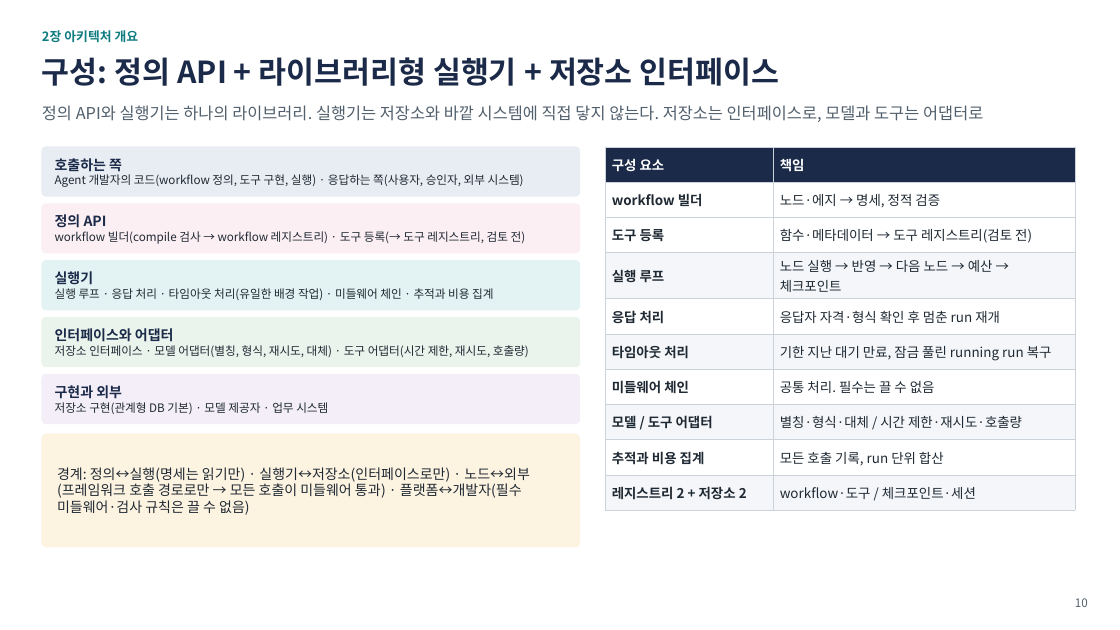
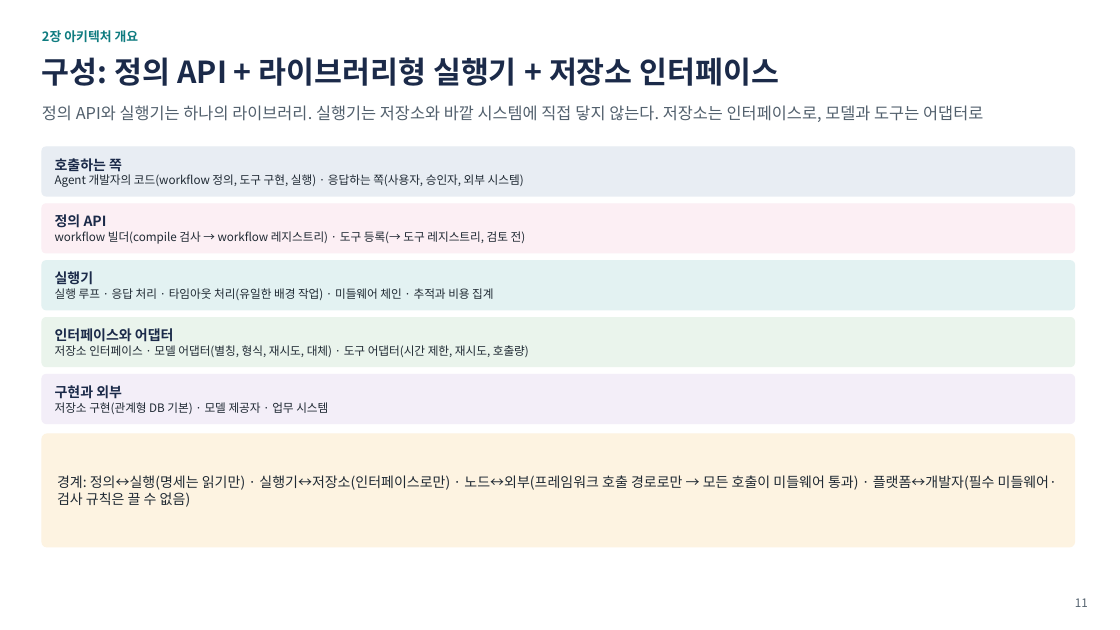
Before and after one commit to iwindfree/ai-agent-framework-architecture, a slide deck: slide 11 of AI_Agent_Workflow_Framework_Summary.pptx (slide 10 before the commit). Drawn at 1120x630 pixels with LibreOffice and Linux fonts; fonts in the diff are those of the drawing. Boxes give left, top, right and bottom in pixels: in the first picture for what was removed or moved away, otherwise in the second. Text is boxed around its words. In the diff, an @@ line names an element or a change of style, - is before the commit and + after.

```diff
--- a/AI_Agent_Workflow_Framework_Summary.pptx
+++ b/AI_Agent_Workflow_Framework_Summary.pptx
@@ rounded rectangle resized from (x1=42, y1=147, x2=580, y2=196) to (x1=42, y1=147, x2=1075, y2=196) @@
@@ table removed at (x1=605, y1=147, x2=1075, y2=504), 10 rows, 2 columns @@
-구성 요소 | 책임
-workflow 빌더 | 노드·에지 → 명세, 정적 검증
-도구 등록 | 함수·메타데이터 → 도구 레지스트리(검토 전)
-실행 루프 | 노드 실행 → 반영 → 다음 노드 → 예산 → 체크포인트
-응답 처리 | 응답자 자격·형식 확인 후 멈춘 run 재개
-타임아웃 처리 | 기한 지난 대기 만료, 잠금 풀린 running run 복구
-미들웨어 체인 | 공통 처리. 필수는 끌 수 없음
-모델 / 도구 어댑터 | 별칭·형식·대체 / 시간 제한·재시도·호출량
-추적과 비용 집계 | 모든 호출 기록, run 단위 합산
-레지스트리 2 + 저장소 2 | workflow·도구 / 체크포인트·세션
@@ rounded rectangle resized from (x1=42, y1=204, x2=580, y2=253) to (x1=42, y1=204, x2=1075, y2=253) @@
@@ text "정의 API" rewrapped from (x1=55, y1=231, x2=526, y2=244) to (x1=55, y1=214, x2=526, y2=244) @@
@@ rounded rectangle resized from (x1=42, y1=260, x2=580, y2=309) to (x1=42, y1=260, x2=1075, y2=309) @@
@@ rounded rectangle resized from (x1=42, y1=318, x2=580, y2=366) to (x1=42, y1=318, x2=1075, y2=366) @@
@@ text "인터페이스와 어댑터" rewrapped from (x1=55, y1=345, x2=529, y2=357) to (x1=55, y1=328, x2=529, y2=357) @@
@@ rounded rectangle resized from (x1=42, y1=375, x2=580, y2=423) to (x1=42, y1=375, x2=1075, y2=423) @@
@@ rounded rectangle resized from (x1=42, y1=434, x2=580, y2=547) to (x1=42, y1=434, x2=1075, y2=547) @@
@@ text "경계: 정의↔실행(명세는 읽기만) · 실행기↔저장소(인터페이스로만) ..." rewrapped from (x1=57, y1=467, x2=529, y2=515) to (x1=57, y1=475, x2=1057, y2=507) @@
@@ page number at (x1=1075, y1=598, x2=1088, y2=607): text changed @@
-10
+11
```
Also in this commit, not shown: 3 other slides changed, 2 slides added.
